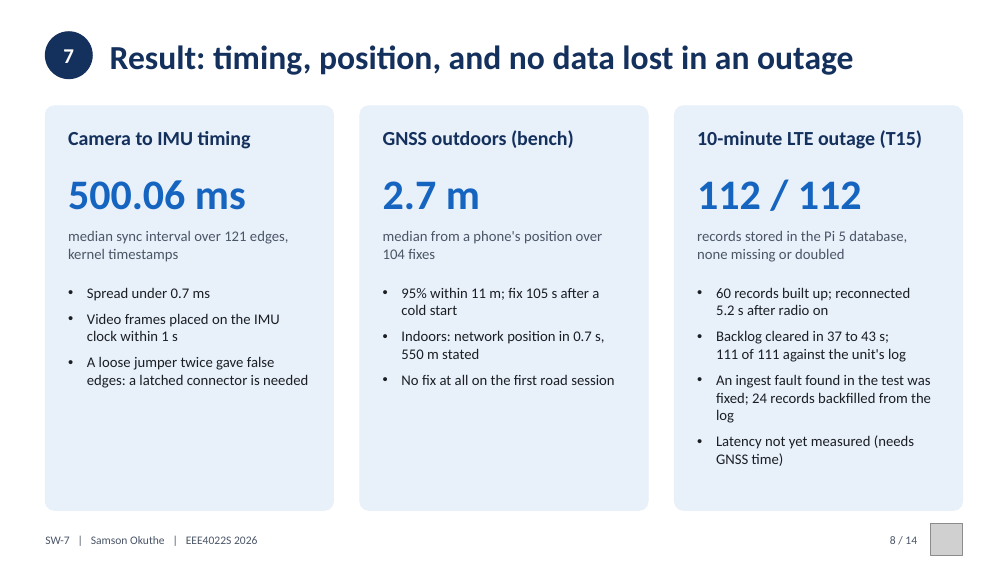
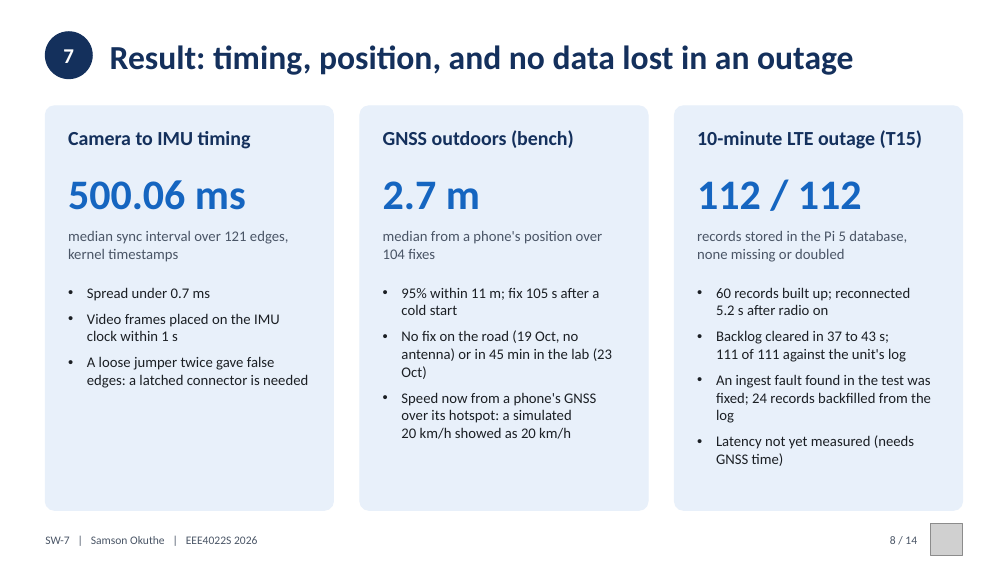
Before and after one commit to 0geder/Tukzie-HPEC-HUD, a slide deck: slide 8 of Presentation/SW7_Final_Presentation.pptx. Drawn at 1008x567 pixels with LibreOffice and Linux fonts; fonts in the diff are those of the drawing; grey boxes stand for pictures. Boxes give left, top, right and bottom in pixels: in the first picture for what was removed or moved away, otherwise in the second. Text is boxed around its words. In the diff, an @@ line names an element or a change of style, - is before the commit and + after.

Commit message:
Presentation: deck and poster updated with the 23 Oct stand runs, mounted calibration, phone GNSS, legibility measurement and the Monday road plan

```diff
--- a/Presentation/SW7_Final_Presentation.pptx
+++ b/Presentation/SW7_Final_Presentation.pptx
@@ text at [401,330,612,439]: text changed @@
-• Indoors: network position in 0.7 s, 550 m stated
-• No fix at all on the first road session
+• No fix on the road (19 Oct, no antenna) or in 45 min in the lab (23 Oct)
+• Speed now from a phone's GNSS over its hotspot: a simulated 20 km/h showed as 20 km/h
```
Also in this commit, not shown: 7 other slides changed, 6 other files.
